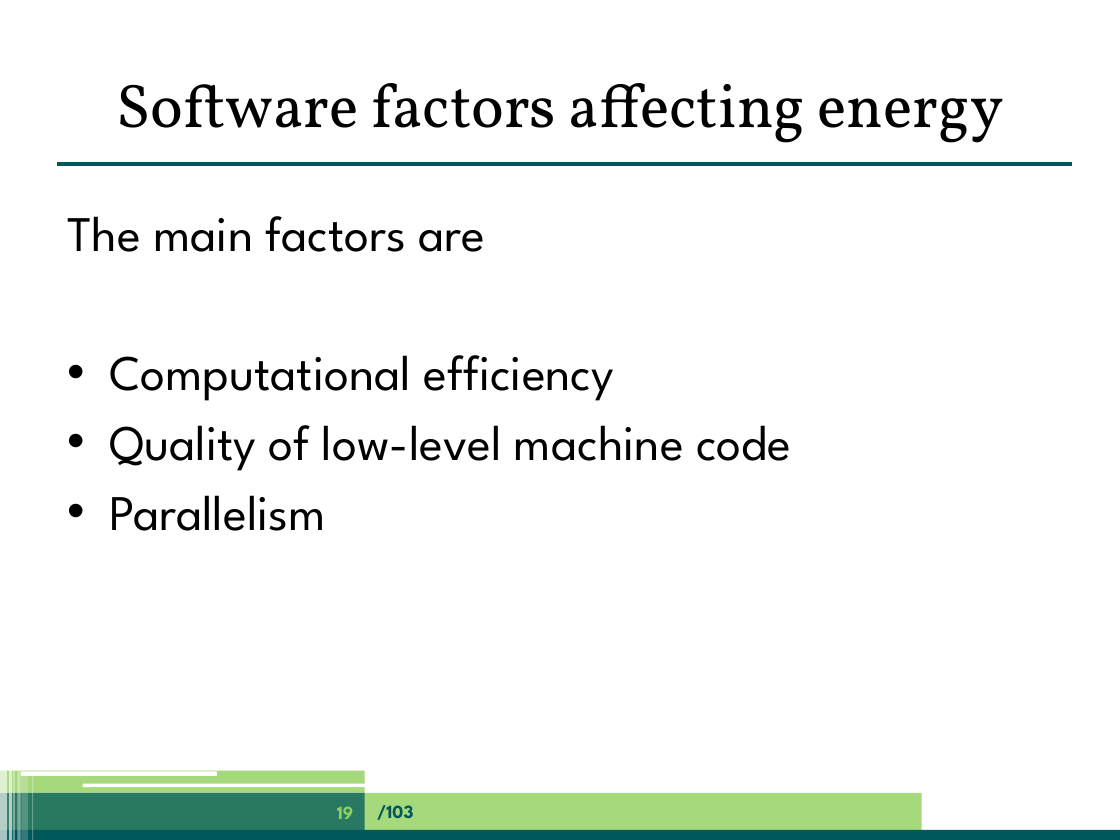
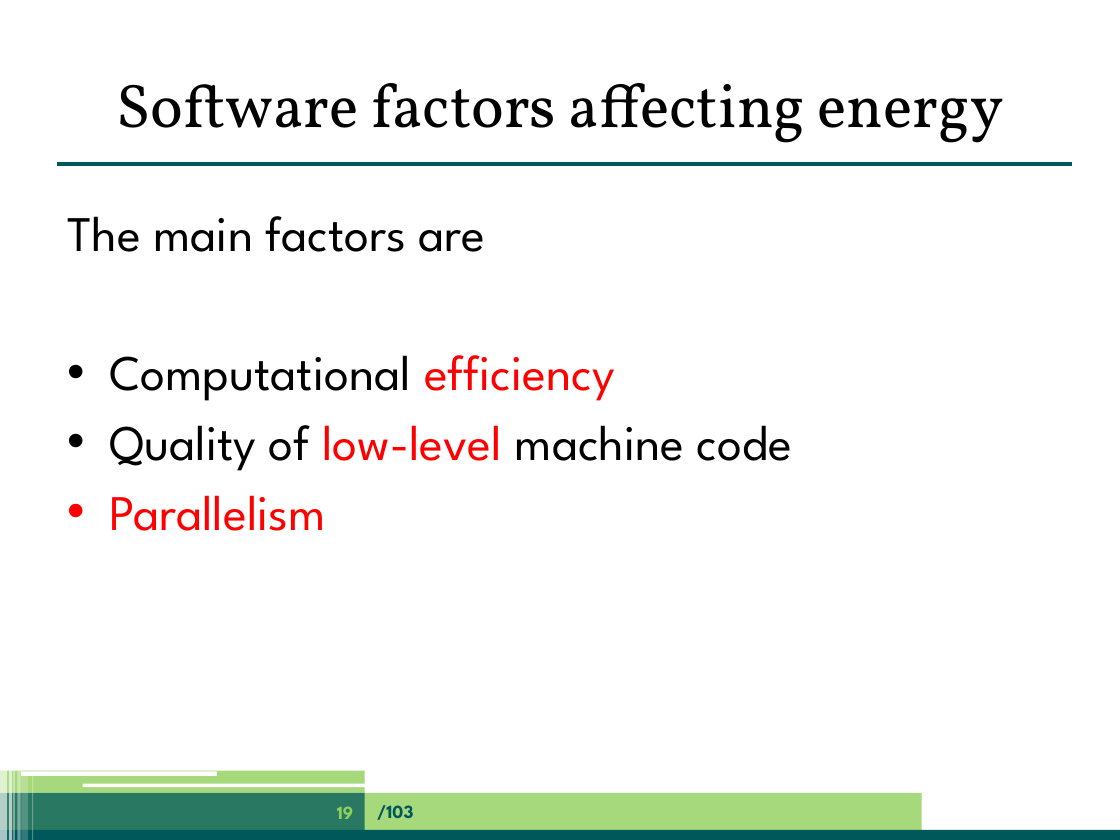
Before and after one commit to jpgallagher/ict-e-summerschool-aalborg, a slide deck: slide 19 of summerschool-aalborg-jpg.pptx. Drawn at 1120x840 pixels with LibreOffice and Linux fonts; fonts in the diff are those of the drawing. Boxes give left, top, right and bottom in pixels: in the first picture for what was removed or moved away, otherwise in the second. Text is boxed around its words. In the diff, an @@ line names an element or a change of style, - is before the commit and + after.

```diff
--- a/summerschool-aalborg-jpg.pptx
+++ b/summerschool-aalborg-jpg.pptx
@@ text at <box>109,355,792,531</box>: text colour #000000 to #FF0000 in "efficiency", "low-level", "Parallelism" @@
```
Also in this commit, not shown: 4 other slides changed, 1 slide added.
